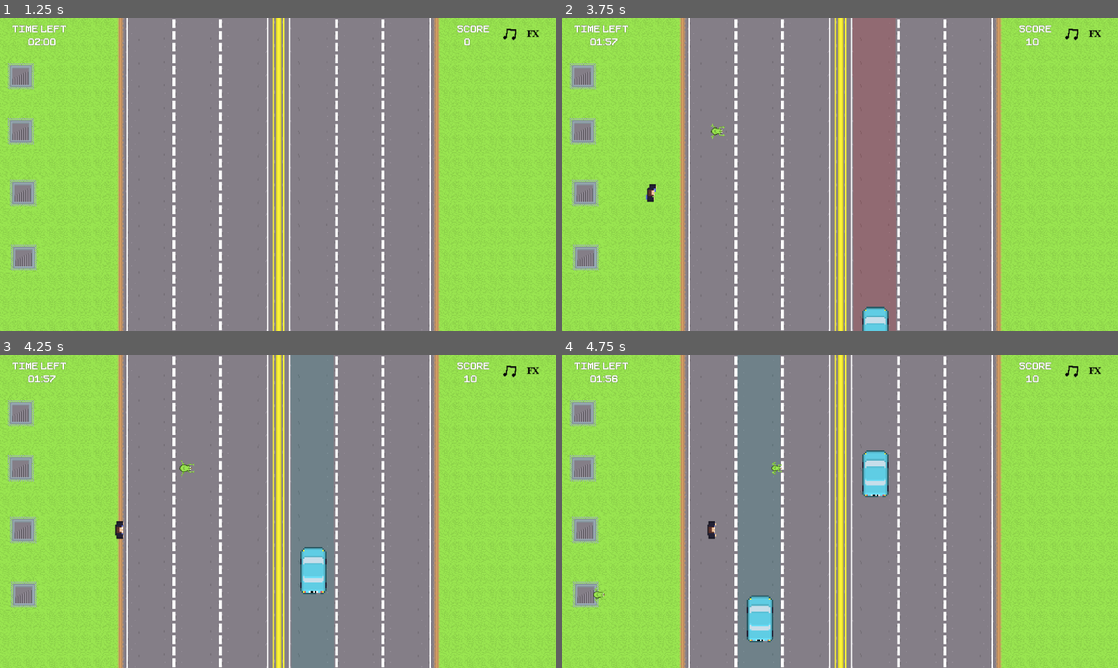
Above: before the commit, frames 1-4 (two rows, left to right).
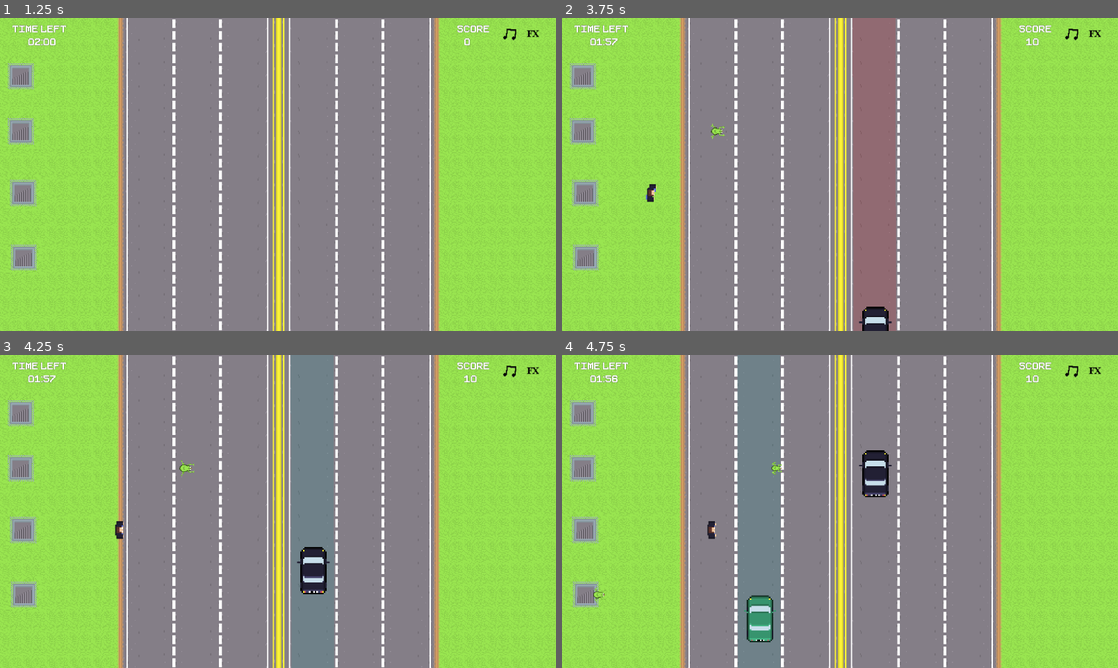
Above: after the commit, the same moments.

Repository: lewis785/gmtk-game-jam-2023
Game: Godot game, scene res://scenes/ui/StartScreen.tscn
Two runs of this game, one before a commit and one after it. Both use one fixed random seed, a clock stepped at 60 frames per second and the inputs below. Sound files missing from this copy of the repository are replaced by a short silence.
Inputs (mouse positions are in pixels of both pictures, inside the frame that each line leads up to):
- Up to frame 1 (1.25 s): click "Start" at 0.5 s
- Up to frame 2 (3.75 s): tap Enter at 1.25 s; move the mouse to (812, 237) at 1.27 s; click (812, 237) at 1.42 s; move the mouse to (1006, 221) at 2.02 s; click (1006, 221) at 2.17 s; move the mouse to (673, 127) at 2.77 s; click (673, 127) at 2.92 s; move the mouse to (867, 174) at 3.52 s; click (867, 174) at 3.67 s
- Up to frame 3 (4.25 s): no input
- Up to frame 4 (4.75 s): move the mouse to (756, 433) at 4.27 s; click (756, 433) at 4.42 s

Frame 1 is identical in both runs. In frame 2, 0.3% of the frame differs, in the area x 53-60%, y 92-100%; in frame 3, 0.6%; in frame 4, 1.1%, in the area x 32-60%, y 30-92%.

Commit message:
ADD cars spawn as random colours

Diff:
--- a/scenes/person/Person.gd
+++ b/scenes/person/Person.gd
@@ -15,10 +15,11 @@
 func _on_collision_component_body_entered(body):
 	if is_done:
 		return
-	if body.is_in_group("Vehicle"):
-		vehicle_collision()
+	if body is Vehicle:
+		vehicle_collision(body)
 
-func vehicle_collision():
+func vehicle_collision(vehicle: Vehicle):
+	vehicle.sprite.make_bloody()
 	is_done = true
 	score_comp.add_score(collision_score)
 	var score_text = "%d" % collision_score
--- a/scenes/truck/Truck.gd
+++ b/scenes/truck/Truck.gd
@@ -1,3 +1,9 @@
+class_name Vehicle
 extends MovementComponent
 
 @export var score_value: int = 10
+
+var sprite: Sprite2D
+
+func _ready():
+	sprite = $VehicleSprite
--- a/scenes/truck/Truck.tscn
+++ b/scenes/truck/Truck.tscn
@@ -1,7 +1,8 @@
-[gd_scene load_steps=5 format=3 uid="uid://rd3gjhuaqh1t"]
+[gd_scene load_steps=6 format=3 uid="uid://rd3gjhuaqh1t"]
 
 [ext_resource type="Script" path="res://scenes/truck/Truck.gd" id="1_vrful"]
-[ext_resource type="Texture2D" uid="uid://d1pvsdplc58qy" path="res://assets/entities/Car32.png" id="2_xwfnt"]
+[ext_resource type="Texture2D" uid="uid://bkwr37efk2ohd" path="res://assets/entities/cars.png" id="2_a12m5"]
+[ext_resource type="Script" path="res://scenes/truck/VehicleSprite.gd" id="3_b3sco"]
 [ext_resource type="AudioStream" uid="uid://b8p0iisk37h4n" path="res://assets/audio/Send_Car.wav" id="3_c8gns"]
 
 [sub_resource type="CapsuleShape2D" id="CapsuleShape2D_yjju6"]
@@ -11,12 +12,14 @@
 [node name="Truck" type="CharacterBody2D" groups=["Truck", "Vehicle"]]
 scale = Vector2(3.5, 3.5)
 script = ExtResource("1_vrful")
-score_value = null
 speed = 16000.0
 
-[node name="Sprite2D" type="Sprite2D" parent="."]
+[node name="VehicleSprite" type="Sprite2D" parent="."]
 texture_filter = 1
-texture = ExtResource("2_xwfnt")
+texture = ExtResource("2_a12m5")
+region_enabled = true
+region_rect = Rect2(96, 0, 32, 32)
+script = ExtResource("3_b3sco")
 
 [node name="CollisionShape2D" type="CollisionShape2D" parent="."]
 shape = SubResource("CapsuleShape2D_yjju6")
--- /dev/null
+++ b/scenes/truck/VehicleSprite.gd
@@ -0,0 +1,10 @@
+extends Sprite2D
+
+var frames = texture.get_width() / region_rect.size.x
+
+func _ready():
+	var random_index = randi_range(0, frames - 1)
+	region_rect.position.x = random_index * region_rect.size.x
+
+func make_bloody():
+	region_rect.position.y = region_rect.size.y
